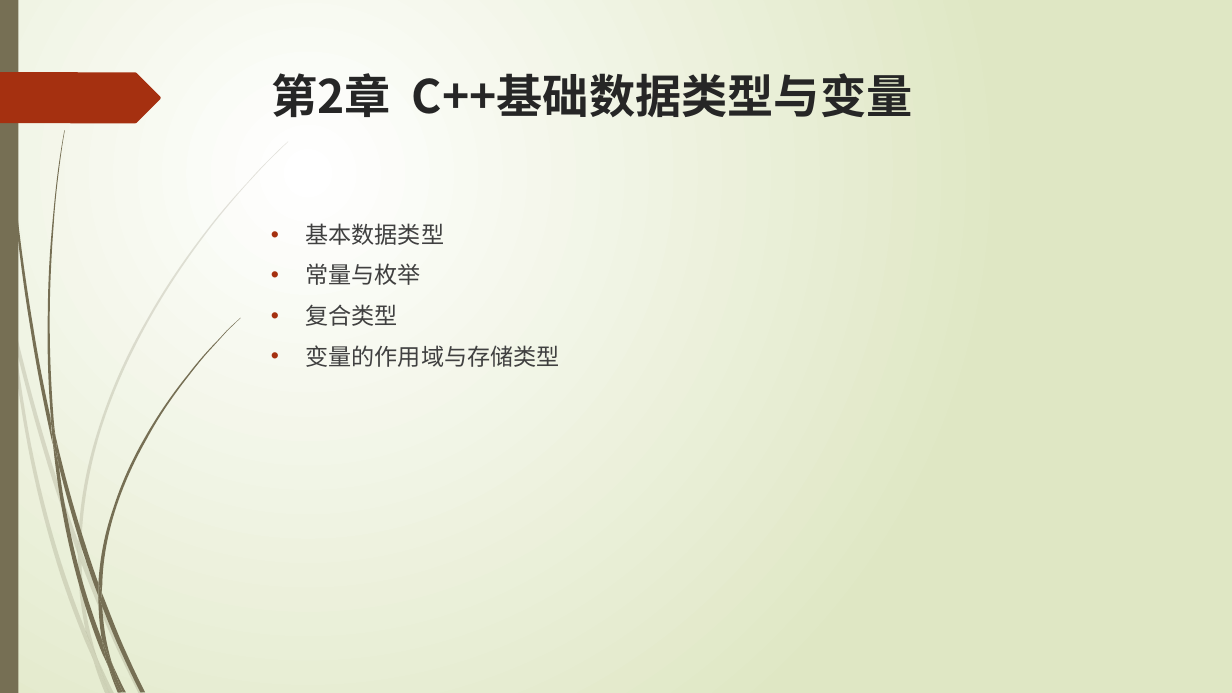
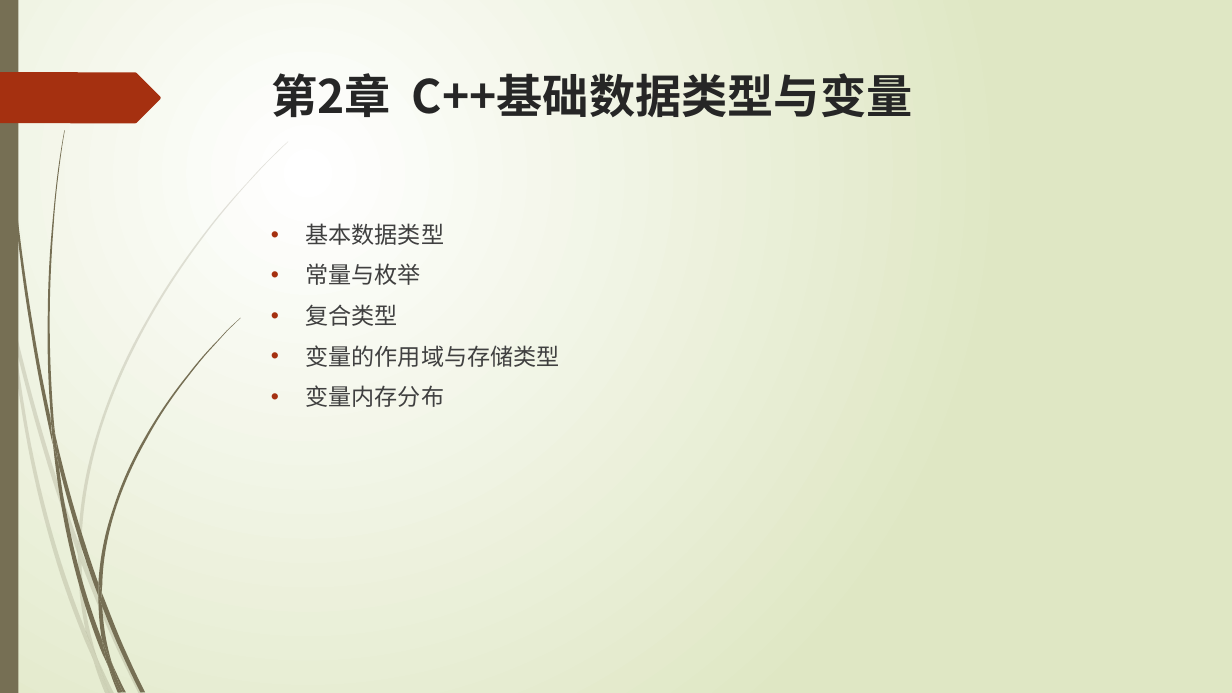
Before and after one commit to liuty2006/learn, a slide deck: slide 15 of learn_cpp/docs/C++语言培训.pptx. Drawn at 1232x693 pixels with LibreOffice and Linux fonts; fonts in the diff are those of the drawing. Boxes give left, top, right and bottom in pixels: in the first picture for what was removed or moved away, otherwise in the second. Text is boxed around its words. In the diff, an @@ line names an element or a change of style, - is before the commit and + after.

```diff
--- a/learn_cpp/docs/C++语言培训.pptx
+++ b/learn_cpp/docs/C++语言培训.pptx
@@ text at box(306, 385, 445, 407): paragraph added @@
+• 变量内存分布
```
Also in this commit, not shown: 2 other slides changed, 18 other files.
